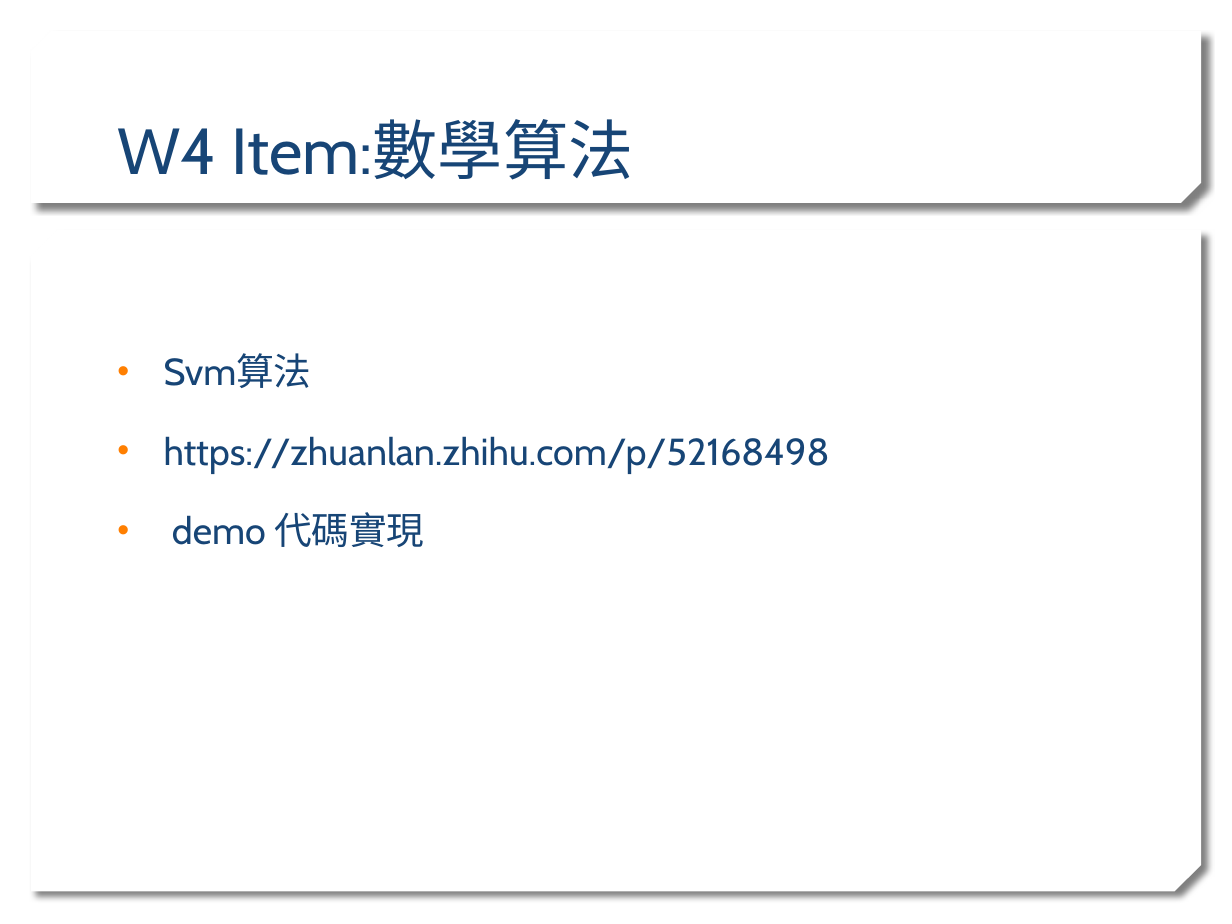
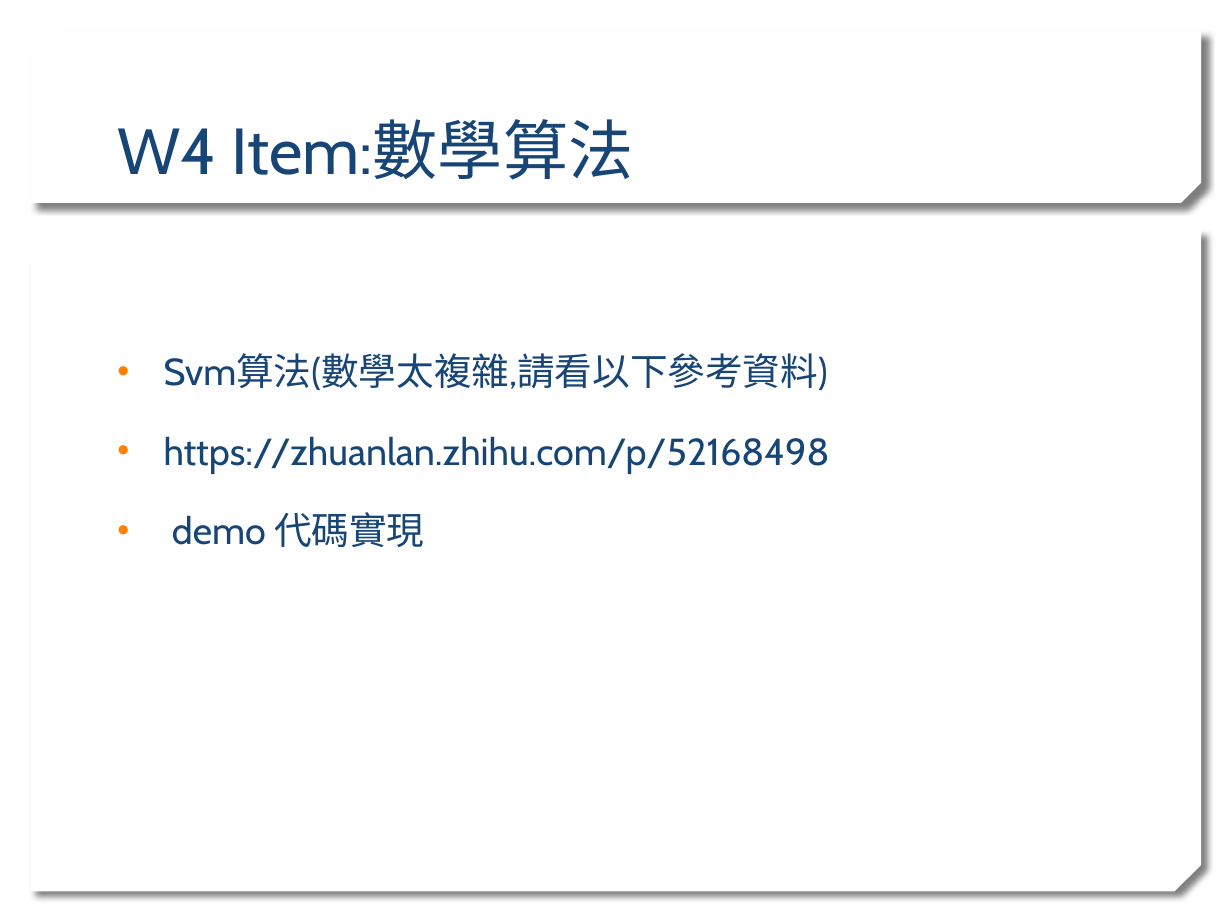
Before and after one commit to stereo720712/2020_Learn_practice_Machine_Learning, a slide deck: slide 32 of ml traing sean_detail.pptx. Drawn at 1232x924 pixels with LibreOffice and Linux fonts; fonts in the diff are those of the drawing; background and template pictures are left out. Boxes give left, top, right and bottom in pixels: in the first picture for what was removed or moved away, otherwise in the second. Text is boxed around its words. In the diff, an @@ line names an element or a change of style, - is before the commit and + after.

```diff
--- a/ml traing sean_detail.pptx
+++ b/ml traing sean_detail.pptx
@@ text at [164,354,828,390]: text changed @@
-• Svm算法
+• Svm算法(數學太複雜,請看以下參考資料)
```
Also in this commit, not shown: 1 other slide changed, 1 slide added, 1 other file.
